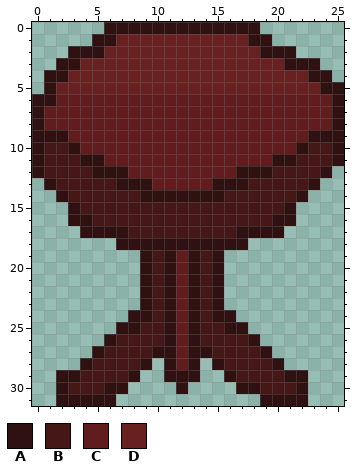
Two versions of one pixel-art sprite, GameDev5thSemester/Assets/Sprites/Texture/chair_2.png. Above, as it was before the edit.
The file is 52x64 pixels, drawn in blocks of 2x2; one block is one cell here. Colours within 5 levels of each other are drawn and written as one.
Palette (. is transparent): A #301111  B #461717  C #611d1d  D #692020
Pixels before, first column x 0:
 0 ......AAAAAAAAAAAAA.......
 1 .....AADDDDDDDDDDDAA......
 2 ...AAADDDDDDDDDDDDDAAA....
 3 ..AADDDDDDDDDDDDDDDDDAAA..
 4 .AADDDDDDDDDDDDDDDDDDDDAA.
 5 .ADDDDDDDDDDDDDDDDDDDDDDAA
 6 AACCCCCCCCCCCCCCCCCCCCCCCA
 7 ACCCCCCCCCCCCCCCCCCCCCCCCA
 8 ACCCCCCCCCCCCCCCCCCCCCCCCA
 9 AAACCCCCCCCCCCCCCCCCCCCAAA
10 ABBACCCCCCCCCCCCCCCCCCABBA
11 ABBBAACCCCCCCCCCCCCCAABBBA
12 ABBBBAAACCCCCCCCCAAABBBBA.
13 .ABBBBBAAACCCCCAAABBBBBA..
14 ..ABBBBBBAAAAAAABBBBBBA...
15 ...ABBBBBBBBBBBBBBBBBA....
16 ...AABBBBBBBBBBBBBBBAA....
17 ....AAAABBBBBBBBBAAAA.....
18 .......AAAAAAAAAAA........
19 .........ABACABA..........
20 .........ABACABA..........
21 .........ABACABA..........
22 .........ABACABA..........
23 .........ABACABA..........
24 ........AABACABAA.........
25 .......AABBACABBAA........
26 ......ABBBBACABBBBA.......
27 .....ABBBBAACAABBBBA......
28 ....ABBBBA.ACA.ABBBBA.....
29 ..AABBBBA..AAA..ABBBBAA...
30 ..ABBBAA....A....AABBBA...
31 ..AAAAA............AAAA...
New version:
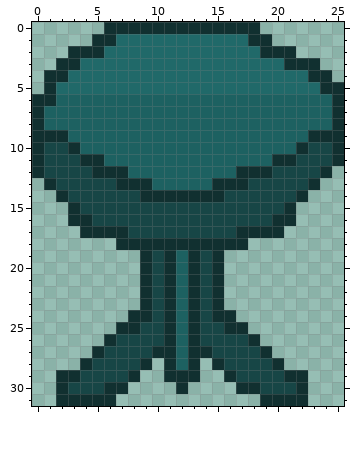
Edits made:
Colour A changes from #301111 to #113030.
Colour B changes from #461717 to #174646.
Colour C changes from #611d1d to #1d6161.
Colour D changes from #692020 to #206969.
Boxes around the changes in both pictures, in picture pixels (x1, y1, x2, y2):
changed: (32, 22, 344, 406)
